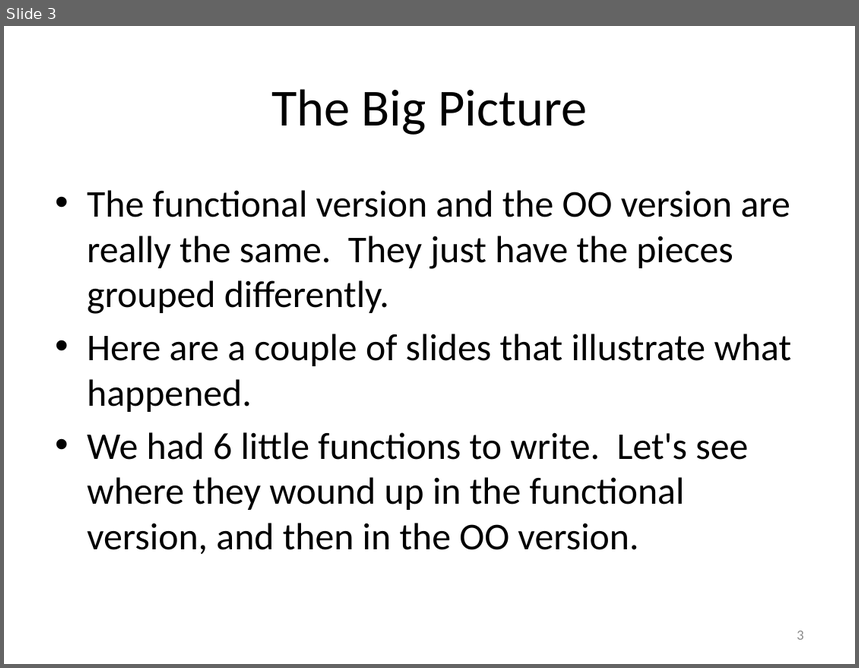
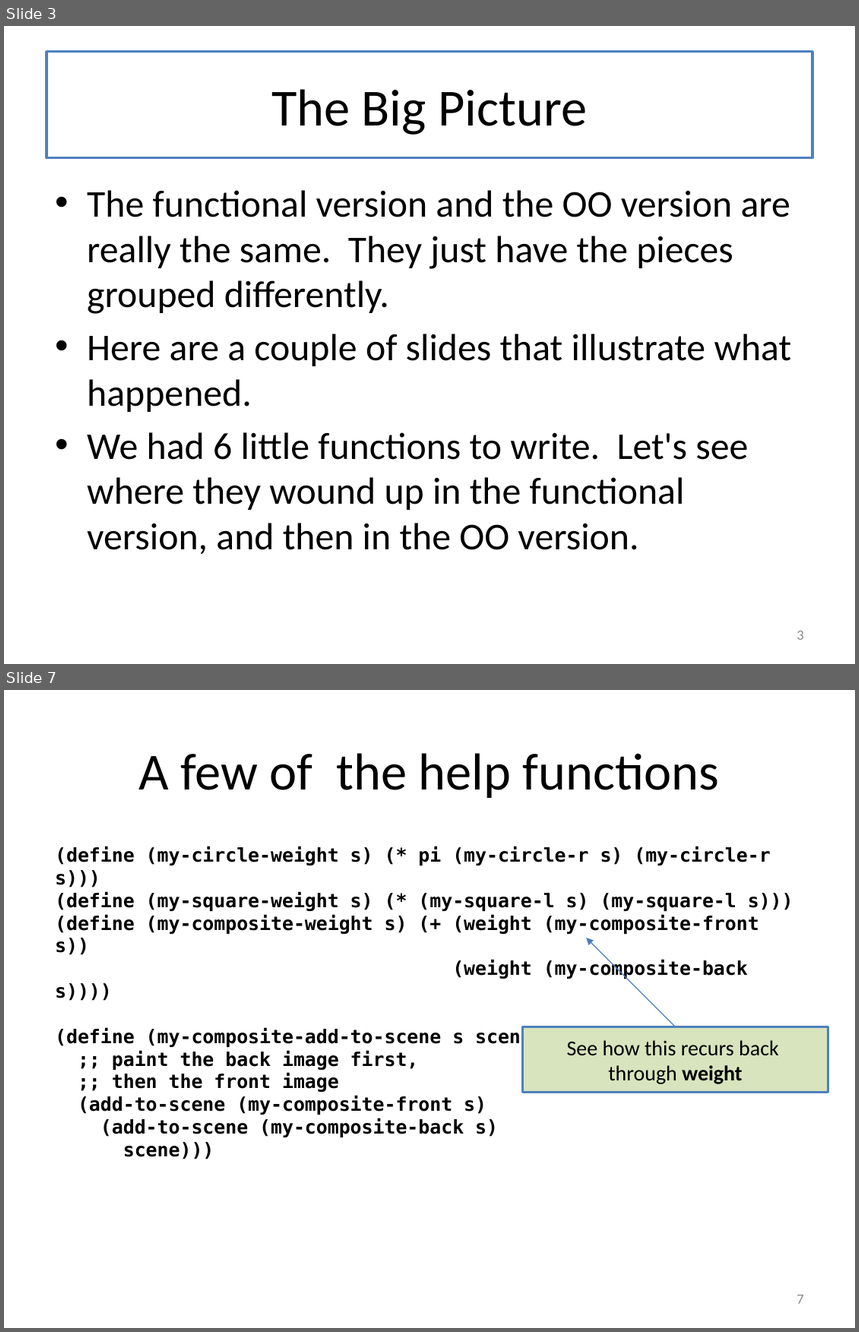
Before and after one commit to mwand/cs5010f16, a slide deck: Slides/Lesson 9.3 Functions vs Classes.pptx. Shown one above the other, each under a label of ours: slide 3 before the commit, slides 3 and 7 after it; the slides between them are not shown. The pictures are 859x668 and 859x1332 pixels, drawn with LibreOffice and Linux fonts; fonts in the diff are those of the drawing. Boxes give left, top, right and bottom in pixels: in the first picture for what was removed or moved away, otherwise in the second. Text is boxed around its words. In the diff, an @@ line names an element or a change of style, - is before the commit and + after.

```diff
--- a/Slides/Lesson 9.3 Functions vs Classes.pptx
+++ b/Slides/Lesson 9.3 Functions vs Classes.pptx
@@ slide 7 added at [4,690,855,1328], background #FFFFFF @@
@@ title added at [47,716,813,822], fill #FFFFFF, outline #4F81BD 2 pt, 44 pt, text #000000 @@
+A few of the help functions
@@ text added at [55,846,794,1160], 16 pt, text #000000, bold @@
+(define (my-circle-weight s) (* pi (my-circle-r s) (my-circle-r s)))
+(define (my-square-weight s) (* (my-square-l s) (my-square-l s)))
+(define (my-composite-weight s) (+ (weight (my-composite-front s))
+(weight (my-composite-back s))))
+(define (my-composite-add-to-scene s scene)
+;; paint the back image first,
+;; then the front image
+(add-to-scene (my-composite-front s)
+(add-to-scene (my-composite-back s)
+scene)))
@@ arrow added from (676, 1027) to (586, 938), #4B7EBC 0.75 pt @@
@@ rectangle added at [523,1027,829,1093], fill #D7E4BD, outline #4F81BD 2 pt, 18 pt, text #000000 @@
+See how this recurs back through weight
@@ page number added at [797,1295,804,1304], 12 pt, text #8C8C8C @@
+7
@@ slide 3 changed as well @@
@@ title "The Big Picture": place and size @@
-title "The Big Picture" at [272,89,587,135]
+title "The Big Picture" at [47,52,813,158]
@@ title "The Big Picture" at [47,52,813,158]: fill none to #FFFFFF; outline none to #4F81BD 2.25 pt @@
```
Also in this commit, not shown: 11 other slides changed, 5 other slides added, 10 other files.
